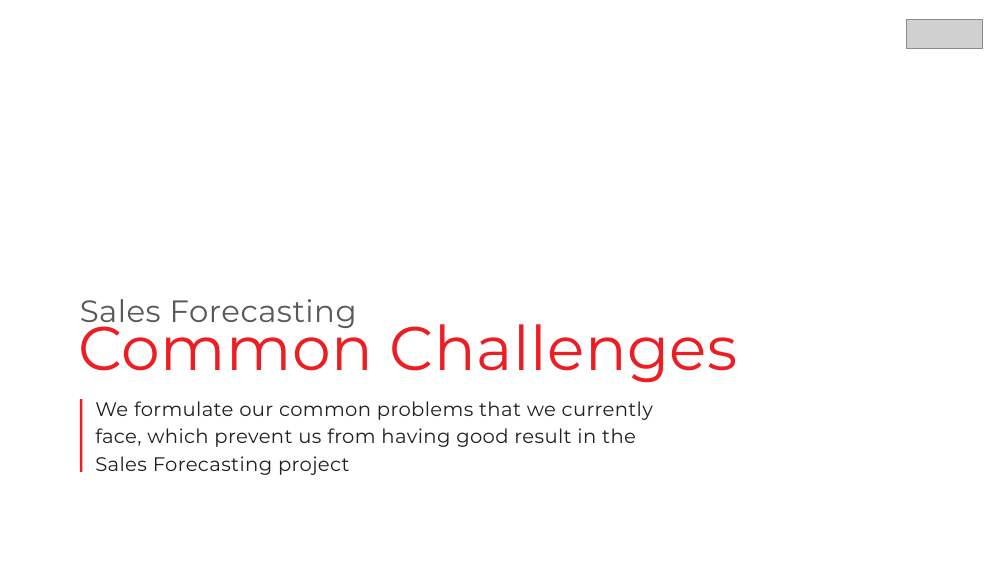
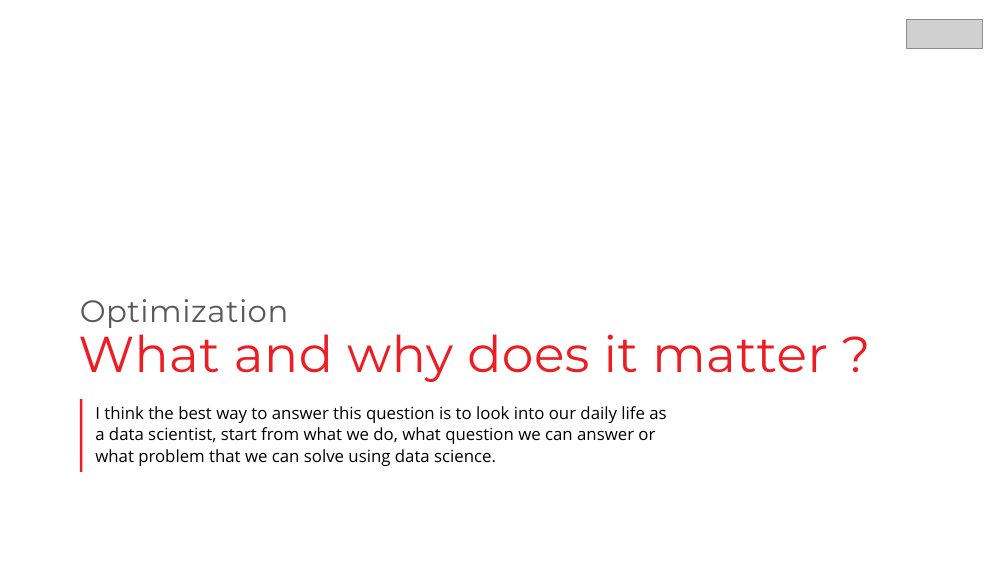
Before and after one commit to BenedictusAryo/Optimization-Application_Python, a slide deck: slide 2 of Sharing session - Optimization using Python.pptx. Drawn at 1008x567 pixels with LibreOffice and Linux fonts; fonts in the diff are those of the drawing; grey boxes stand for pictures. Boxes give left, top, right and bottom in pixels: in the first picture for what was removed or moved away, otherwise in the second. Text is boxed around its words. In the diff, an @@ line names an element or a change of style, - is before the commit and + after.

```diff
--- a/Sharing session - Optimization using Python.pptx
+++ b/Sharing session - Optimization using Python.pptx
@@ text at (x1=80, y1=299, x2=289, y2=328): text changed @@
-Sales Forecasting
+Optimization
@@ text at (x1=78, y1=324, x2=827, y2=382): text changed; size 88 to 72 pt @@
-Common Challenges
+What and why does it matter ?
@@ text at (x1=95, y1=406, x2=666, y2=466): text changed; size 28 to 24 pt; font Montserrat to Open Sans; text colour #202020 to #000000 @@
-We formulate our common problems that we currently face, which prevent us from having good result in the Sales Forecasting project
+I think the best way to answer this question is to look into our daily life as a data scientist, start from what we do, what question we can answer or what problem that we can solve using data science.
```
Also in this commit, not shown: 2 other slides changed.
